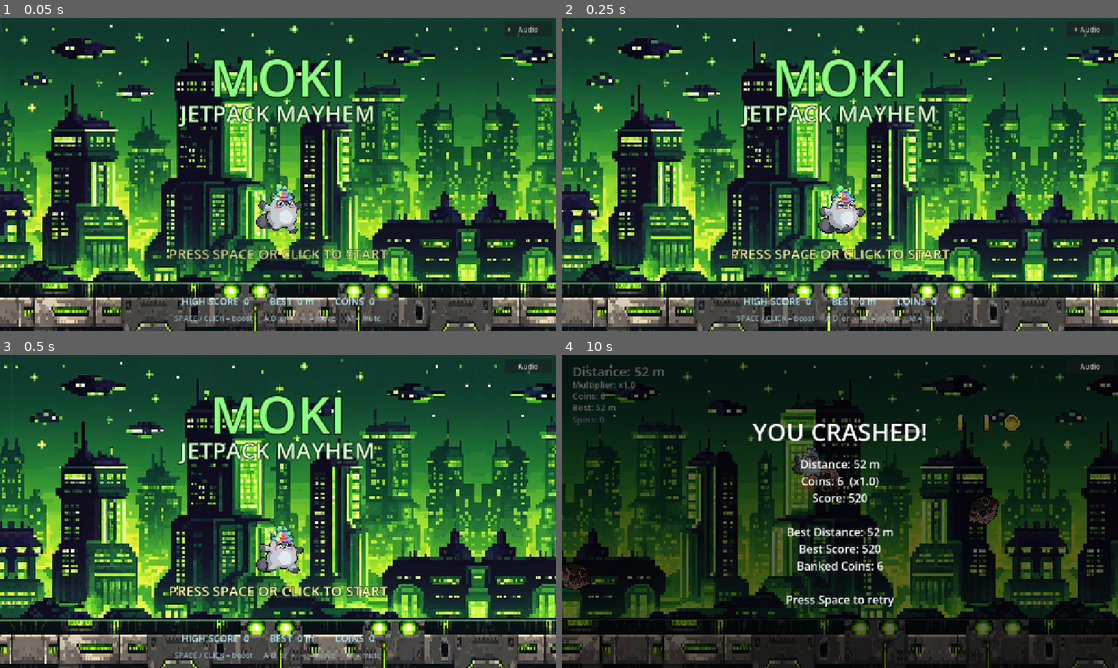
Above: before the commit, frames 1-4 (two rows, left to right).
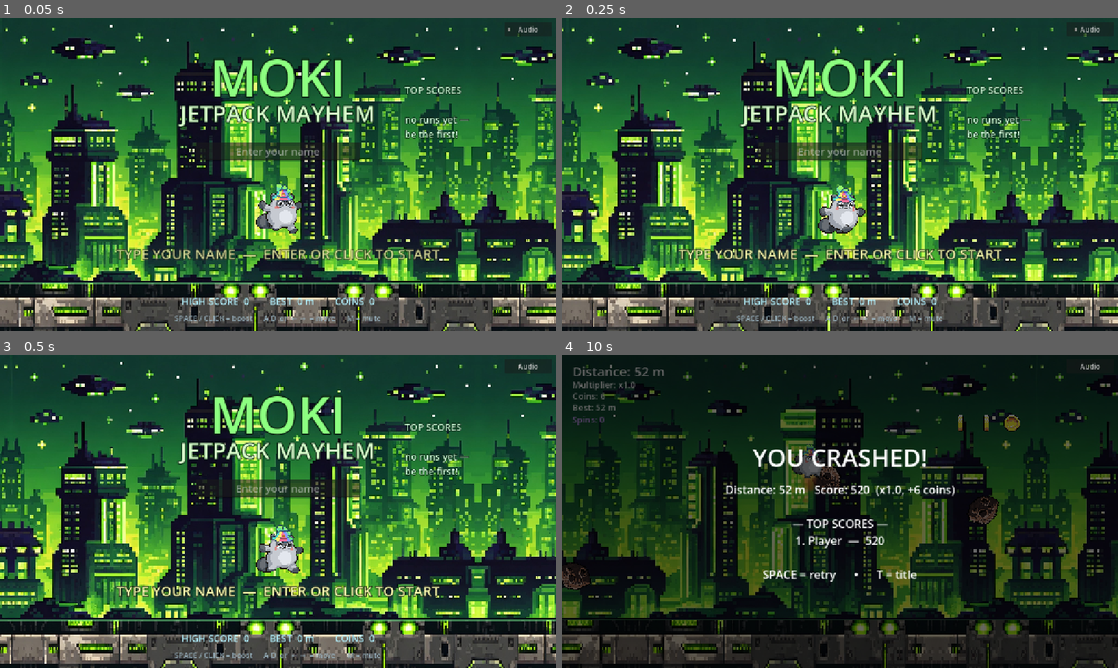
Above: after the commit, the same moments.

Repository: Camoku/moki-jetpack-mayhem
Game: Godot game, scene res://TitleScreen.tscn
Same seed, same stepped clock (60 frames per second), same inputs: the game is played once before the commit and once after it. Sound files missing from this copy of the repository are replaced by a short silence.
Inputs:
- Up to frame 1 (0.05 s): no input
- Up to frame 2 (0.25 s): no input
- Up to frame 3 (0.5 s): no input
- Up to frame 4 (10 s): tap Space (boost) at 0.5, 1.55, 3.05, 4.35, 5.85, 7.55, 9.05 s; hold D (move_right) 0.53-1.28 s; hold Space (boost) 0.53-1.28 s; tap T at 0.8, 1.35, 2.3, 2.85, 3.8, 5.1, 6.6, 8.3, 8.85, 9.8 s; hold A (move_left) 1.28-2.03 s; hold Space (boost) 2.03-2.78 s; hold D (move_right) 2.03-3.53 s; hold A (move_left) 3.53-5.78 s; tap M at 3.6, 7.35 s; hold D (move_right) 5.78-8.03 s; hold Space (boost) 8.03-8.78 s; hold A (move_left) 8.03-9.53 s; hold D (move_right) from 9.53 s (still down); hold Space (boost) from 9.53 s (still down)

The runs differ from the first frame. In frame 1, 2.9% of the frame differs, in the area x 20-85%, y 21-78%; in frame 2, 2.9%; in frame 3, 2.9%; in frame 4, 4.6%, in the area x 29-71%, y 22-81%.

Commit message:
Add a local leaderboard with name entry
Title screen now has a name box (remembered between runs) and a Top-10
board; each run's score is tagged with the name and saved on game over.
GameState persists player_name + the leaderboard to user://save.cfg
(browser-local), keeping the top 10 sorted by score. The game-over
screen shows a compact Top-5 and a "T = title" option to return to the
board. Scores are per-browser/local, not a shared server board.

Co-Authored-By: Claude Opus 4.8 <noreply@anthropic.com>

Diff:
--- a/TitleScreen.tscn
+++ b/TitleScreen.tscn
@@ -1,64 +1,57 @@
-; ==========================================================
-;  TitleScreen.tscn - the start menu shown before a run
-; ==========================================================
-;  Reuses the in-game city parallax background (auto-scrolled), the Moki
-;  hovering on his jetpack flame, a neon title, live best-score stats and
-;  a pulsing "press to start" prompt. Any boost input loads Main.tscn.
-; ==========================================================
-[gd_scene load_steps=5 format=3]
+[gd_scene format=3 uid="uid://2u8mjrl0q8rc"]
 
-[ext_resource type="Script" path="res://title_screen.gd" id="1"]
-[ext_resource type="Texture2D" path="res://sprites/backgrounds/city_bg.png" id="2"]
-[ext_resource type="Texture2D" path="res://sprites/backgrounds/city_floor.png" id="3"]
-[ext_resource type="SpriteFrames" path="res://sprites/moki_frames.tres" id="4"]
+[ext_resource type="Script" uid="uid://c512iybyf6m45" path="res://title_screen.gd" id="1"]
+[ext_resource type="Texture2D" uid="uid://d1i22gelo3umh" path="res://sprites/backgrounds/city_bg.png" id="2"]
+[ext_resource type="Texture2D" uid="uid://d0lv6hf1cn8rk" path="res://sprites/backgrounds/city_floor.png" id="3"]
+[ext_resource type="SpriteFrames" uid="uid://cm2a7c4h13vfc" path="res://sprites/moki_frames.tres" id="4"]
 
-[node name="TitleScreen" type="Node2D"]
+[node name="TitleScreen" type="Node2D" unique_id=405248756]
 script = ExtResource("1")
 
-[node name="Background" type="ParallaxBackground" parent="."]
+[node name="Background" type="ParallaxBackground" parent="." unique_id=1418149658]
 
-[node name="SpaceLayer" type="ParallaxLayer" parent="Background"]
+[node name="SpaceLayer" type="ParallaxLayer" parent="Background" unique_id=1212430029]
 motion_scale = Vector2(0, 0)
 
-[node name="Space" type="ColorRect" parent="Background/SpaceLayer"]
-offset_left = -420.0
-offset_top = -300.0
-offset_right = 1720.0
-offset_bottom = 1020.0
+[node name="Space" type="ColorRect" parent="Background/SpaceLayer" unique_id=1732599717]
+offset_left = -842.0
+offset_top = -335.0
+offset_right = 1298.0
+offset_bottom = 985.0
 color = Color(0.02, 0.02, 0.06, 1)
 
-[node name="CityLayer" type="ParallaxLayer" parent="Background"]
+[node name="CityLayer" type="ParallaxLayer" parent="Background" unique_id=1554029669]
 motion_scale = Vector2(0.4, 1)
 motion_mirroring = Vector2(2149.12, 0)
 
-[node name="City" type="Sprite2D" parent="Background/CityLayer"]
+[node name="City" type="Sprite2D" parent="Background/CityLayer" unique_id=773412612]
 texture_filter = 1
 scale = Vector2(0.92, 0.92)
 texture = ExtResource("2")
 centered = false
 
-[node name="FloorTexLayer" type="ParallaxLayer" parent="Background"]
+[node name="FloorTexLayer" type="ParallaxLayer" parent="Background" unique_id=1308913188]
 motion_scale = Vector2(1, 0)
 motion_mirroring = Vector2(1401.6, 0)
 
-[node name="FloorTex" type="Sprite2D" parent="Background/FloorTexLayer"]
+[node name="FloorTex" type="Sprite2D" parent="Background/FloorTexLayer" unique_id=923772287]
 texture_filter = 1
 position = Vector2(-1, 610)
 scale = Vector2(0.6004281, 1.1000003)
 texture = ExtResource("3")
 centered = false
 
-[node name="FloorEdgeLayer" type="ParallaxLayer" parent="Background"]
+[node name="FloorEdgeLayer" type="ParallaxLayer" parent="Background" unique_id=2050652691]
 motion_scale = Vector2(0, 0)
 
-[node name="FloorEdge" type="ColorRect" parent="Background/FloorEdgeLayer"]
+[node name="FloorEdge" type="ColorRect" parent="Background/FloorEdgeLayer" unique_id=334764563]
 offset_left = -95.0
 offset_top = 608.0
 offset_right = 1385.0
 offset_bottom = 612.0
 color = Color(0.45, 0.9, 0.55, 0.5)
 
-[node name="Moki" type="AnimatedSprite2D" parent="."]
+[node name="Moki" type="AnimatedSprite2D" parent="." unique_id=468126758]
 texture_filter = 1
 position = Vector2(640, 436)
 scale = Vector2(1.7, 1.7)
@@ -66,9 +59,10 @@
 animation = &"boost"
 offset = Vector2(0, -12)
 
-[node name="UI" type="CanvasLayer" parent="."]
+[node name="UI" type="CanvasLayer" parent="." unique_id=1639021218]
 
-[node name="Title" type="Label" parent="UI"]
+[node name="Title" type="Label" parent="UI" unique_id=1340297729]
+anchors_preset = 10
 anchor_right = 1.0
 offset_top = 54.0
 offset_bottom = 190.0
@@ -80,7 +74,8 @@
 horizontal_alignment = 1
 vertical_alignment = 1
 
-[node name="Subtitle" type="Label" parent="UI"]
+[node name="Subtitle" type="Label" parent="UI" unique_id=655248474]
+anchors_preset = 10
 anchor_right = 1.0
 offset_top = 182.0
 offset_bottom = 256.0
@@ -92,7 +87,8 @@
 horizontal_alignment = 1
 vertical_alignment = 1
 
-[node name="Prompt" type="Label" parent="UI"]
+[node name="Prompt" type="Label" parent="UI" unique_id=140064298]
+anchors_preset = 10
 anchor_right = 1.0
 offset_top = 520.0
 offset_bottom = 560.0
@@ -100,21 +96,22 @@
 theme_override_colors/font_outline_color = Color(0.05, 0.05, 0.02, 1)
 theme_override_constants/outline_size = 6
 theme_override_font_sizes/font_size = 32
-text = "PRESS SPACE OR CLICK TO START"
+text = "TYPE YOUR NAME  —  ENTER OR CLICK TO START"
 horizontal_alignment = 1
 vertical_alignment = 1
 
-[node name="Stats" type="Label" parent="UI"]
+[node name="Stats" type="Label" parent="UI" unique_id=108664566]
+anchors_preset = 10
 anchor_right = 1.0
 offset_top = 636.0
 offset_bottom = 668.0
 theme_override_colors/font_color = Color(0.7, 0.95, 1, 1)
 theme_override_font_sizes/font_size = 22
-text = ""
 horizontal_alignment = 1
 vertical_alignment = 1
 
-[node name="Controls" type="Label" parent="UI"]
+[node name="Controls" type="Label" parent="UI" unique_id=1549676794]
+anchors_preset = 10
 anchor_right = 1.0
 offset_top = 676.0
 offset_bottom = 704.0
@@ -123,3 +120,28 @@
 text = "SPACE / CLICK = boost      A D  or  ← →  = move      M = mute"
 horizontal_alignment = 1
 vertical_alignment = 1
+
+[node name="NameField" type="LineEdit" parent="UI"]
+anchor_left = 0.5
+anchor_right = 0.5
+offset_left = -190.0
+offset_top = 286.0
+offset_right = 190.0
+offset_bottom = 328.0
+theme_override_font_sizes/font_size = 24
+placeholder_text = "Enter your name"
+alignment = 1
+max_length = 16
+
+[node name="Leaderboard" type="Label" parent="UI"]
+anchor_left = 1.0
+anchor_right = 1.0
+offset_left = -348.0
+offset_top = 150.0
+offset_right = -28.0
+offset_bottom = 560.0
+theme_override_colors/font_color = Color(0.82, 1, 0.86, 1)
+theme_override_colors/font_outline_color = Color(0.03, 0.12, 0.06, 1)
+theme_override_constants/outline_size = 5
+theme_override_font_sizes/font_size = 22
+text = ""
--- a/game_state.gd
+++ b/game_state.gd
@@ -13,6 +13,13 @@
 var high_score: int = 0
 var best_distance: int = 0   # furthest distance (metres) ever reached
 var coins: int = 0       # banked currency, to spend in the store later
+
+# Local leaderboard: the player's name (entered on the title screen, remembered)
+# and the top runs, saved to disk so they persist between sessions in this
+# browser / on this machine. Each entry is {"name", "score", "dist"}.
+var player_name: String = ""
+var leaderboard: Array = []
+const MAX_SCORES := 10
 
 # How "dark" the world is right now: 0.0 = normal daylight, 1.0 = full
 # blackout. The spawner tweens this up/down during the Blackout event; the
@@ -43,7 +50,21 @@
 	cfg.set_value("progress", "high_score", high_score)
 	cfg.set_value("progress", "best_distance", best_distance)
 	cfg.set_value("progress", "coins", coins)
+	cfg.set_value("progress", "player_name", player_name)
+	cfg.set_value("scores", "entries", leaderboard)
 	cfg.save(SAVE_PATH)
+
+
+# Record a finished run on the local leaderboard (keeps the top MAX_SCORES,
+# sorted high-to-low). Blank names become "Player". Caller saves afterwards.
+func add_score(pname: String, score: int, dist: int) -> void:
+	var nm := pname.strip_edges()
+	if nm == "":
+		nm = "Player"
+	leaderboard.append({"name": nm.left(16), "score": score, "dist": dist})
+	leaderboard.sort_custom(func(a, b): return a["score"] > b["score"])
+	if leaderboard.size() > MAX_SCORES:
+		leaderboard.resize(MAX_SCORES)
 
 
 # Read it back. The third argument to get_value() is the default used
@@ -54,3 +75,5 @@
 		high_score = cfg.get_value("progress", "high_score", 0)
 		best_distance = cfg.get_value("progress", "best_distance", 0)
 		coins = cfg.get_value("progress", "coins", 0)
+		player_name = cfg.get_value("progress", "player_name", "")
+		leaderboard = cfg.get_value("scores", "entries", [])
--- a/hud.gd
+++ b/hud.gd
@@ -262,6 +262,11 @@
 
 
 func _unhandled_input(event: InputEvent) -> void:
+	# On the game-over screen, T returns to the title (to see the leaderboard).
+	if game_over and event is InputEventKey and event.pressed and not event.echo and event.keycode == KEY_T:
+		get_tree().paused = false
+		get_tree().change_scene_to_file("res://TitleScreen.tscn")
+		return
 	if not event.is_action_pressed("boost"):
 		return
 	# The slot machine takes over the Space key while it is open.
@@ -425,10 +430,18 @@
 	if distance_m > GameState.best_distance:
 		GameState.best_distance = distance_m
 	GameState.coins += run_coins
+	GameState.add_score(GameState.player_name, final_score, distance_m)
 	GameState.save_game()
 
-	final_label.text = "Distance: %d m\nCoins: %d  (x%.1f)\nScore: %d\n\nBest Distance: %d m\nBest Score: %d\nBanked Coins: %d\n\nPress Space to retry" % [
-		distance_m, run_coins, mult, final_score, GameState.best_distance, GameState.high_score, GameState.coins
+	# Build a compact Top-5 board to show right here on the game-over screen.
+	var board := ""
+	var rank := 1
+	for e in GameState.leaderboard.slice(0, 5):
+		board += "\n%d. %s  —  %d" % [rank, str(e.get("name", "Player")), int(e.get("score", 0))]
+		rank += 1
+
+	final_label.text = "Distance: %d m   Score: %d  (x%.1f, +%d coins)\n\n— TOP SCORES —%s\n\nSPACE = retry      •      T = title" % [
+		distance_m, final_score, mult, run_coins, board
 	]
 	best_label.text = "Best: %d m" % GameState.best_distance
 	game_over_panel.visible = true
--- a/title_screen.gd
+++ b/title_screen.gd
@@ -1,10 +1,10 @@
 # ==========================================================
 #  title_screen.gd - the start menu
 # ==========================================================
-#  Auto-scrolls the city parallax, bobs the Moki on his jet flame, pulses
-#  the "start" prompt, and shows the best-run stats. Press boost (Space or
-#  click) to drop into a run. The Audio autoload's corner button + Esc menu
-#  ride along on top, and the music carries straight into the game.
+#  Auto-scrolls the city parallax, bobs the Moki, pulses the "start" prompt,
+#  shows the local Top-10 leaderboard, and lets you type a name (remembered
+#  between runs). Press boost (Space/click) or Enter in the name box to start;
+#  the typed name is saved and tagged onto this run's score at game over.
 # ==========================================================
 extends Node2D
 
@@ -19,6 +19,8 @@
 @onready var moki: AnimatedSprite2D = $Moki
 @onready var prompt: Label = $UI/Prompt
 @onready var stats: Label = $UI/Stats
+@onready var name_field: LineEdit = $UI/NameField
+@onready var leaderboard: Label = $UI/Leaderboard
 
 
 func _ready() -> void:
@@ -27,25 +29,46 @@
 	_moki_y = moki.position.y
 	stats.text = "HIGH SCORE  %d        BEST  %d m        COINS  %d" % [
 		GameState.high_score, GameState.best_distance, GameState.coins]
+	name_field.text = GameState.player_name     # remember the last name
+	name_field.text_submitted.connect(_on_name_submitted)
+	leaderboard.text = _build_board()
+
+
+func _build_board() -> String:
+	var s := "TOP SCORES\n\n"
+	if GameState.leaderboard.is_empty():
+		return s + "no runs yet —\nbe the first!"
+	var rank := 1
+	for e in GameState.leaderboard:
+		s += "%2d. %-16s %d\n" % [rank, str(e.get("name", "Player")), int(e.get("score", 0))]
+		rank += 1
+	return s
 
 
 func _process(delta: float) -> void:
 	_t += delta
-	# Drift the city by (increasing scroll_offset = parallax moves left, like flying).
 	bg.scroll_offset.x += SCROLL_SPEED * delta
-	# Bob + gently tilt the hovering Moki.
 	moki.position.y = _moki_y + sin(_t * 2.0) * 16.0
 	moki.rotation = sin(_t * 2.0) * 0.06
-	# Pulse the start prompt.
 	prompt.modulate.a = 0.45 + 0.55 * (0.5 + 0.5 * sin(_t * 3.0))
 
 
+func _on_name_submitted(_text: String) -> void:
+	_start()
+
+
 # Any boost input starts the run. Using _unhandled_input means clicks on the
-# corner Audio button (which the button consumes) don't accidentally start.
+# name box / corner Audio button (which they consume) don't accidentally start.
 func _unhandled_input(event: InputEvent) -> void:
+	if not _started and event.is_action_pressed("boost"):
+		_start()
+
+
+func _start() -> void:
 	if _started:
 		return
-	if event.is_action_pressed("boost"):
-		_started = true
-		Audio.play("select")
-		get_tree().change_scene_to_file(MAIN_SCENE)
+	_started = true
+	GameState.player_name = name_field.text.strip_edges()
+	GameState.save_game()          # remember the name for next time
+	Audio.play("select")
+	get_tree().change_scene_to_file(MAIN_SCENE)
